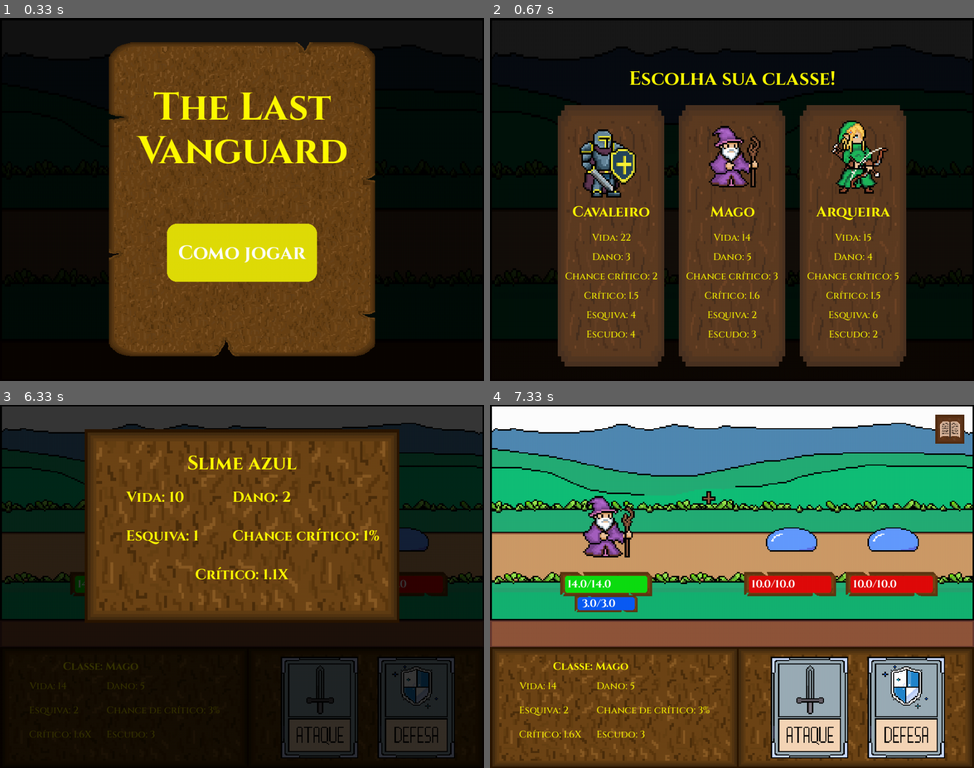
Above: before the commit, frames 1-4 (two rows, left to right).
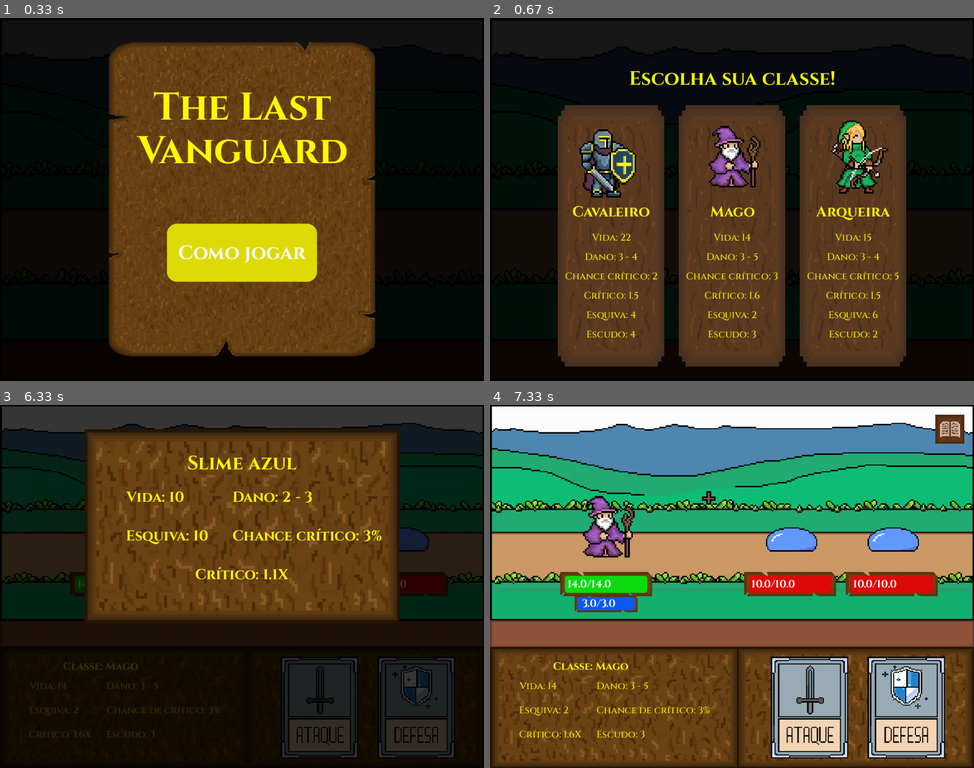
Above: after the commit, the same moments.

Repository: HenrykGabriel/Jogo-de-turno-Pygame
Game: pygame game, started from src/main.py
Two runs of this game, one before a commit and one after it. Both use one fixed random seed, a clock stepped at 60 frames per second and the inputs below.
Inputs (mouse positions are in pixels of both pictures, inside the frame that each line leads up to):
- Up to frame 1 (0.33 s): no input
- Up to frame 2 (0.67 s): click (732, 297) at 0.38 s
- Up to frame 3 (6.33 s): click (242, 608) at 0.72 s; click (459, 430) at 6.05 s
- Up to frame 4 (7.33 s): click (906, 669) at 6.38 s; click (949, 430) at 6.72 s; click (586, 720) at 7.05 s

Frame 1 is identical in both runs. In frame 2, 0.3% of the frame differs, in the area x 19-81%, y 64-67%; in frame 3, 0.1%; in frame 4, less than 0.1%.

Commit message:
fiz o sorteio do dano para as classes e para os inimigos

Diff:
--- a/src/arqueira.py
+++ b/src/arqueira.py
@@ -13,7 +13,9 @@
 
         self.vida = self.vida_maxima
 
-        self.dano = 4
+        self.dano_max = 4
+
+        self.dano_min = 3
 
         self.chance_critico = 5
 
--- a/src/cartas_atributos.py
+++ b/src/cartas_atributos.py
@@ -20,7 +20,8 @@
             jogador.vida_maxima += self.quant_aumento
 
         elif self.atributo == "dano":
-            jogador.dano += self.quant_aumento
+            jogador.dano_max += self.quant_aumento
+            jogador.dano_min += self.quant_aumento
 
         elif self.atributo == "esquiva":
             jogador.esquiva += self.quant_aumento
--- a/src/cavaleiro.py
+++ b/src/cavaleiro.py
@@ -13,7 +13,9 @@
 
         self.vida = self.vida_maxima
 
-        self.dano = 3
+        self.dano_max = 4
+
+        self.dano_min = 3
 
         self.chance_critico = 2
 
--- a/src/combate.py
+++ b/src/combate.py
@@ -122,7 +122,7 @@
                             self.painel_rect.top + 80
                         ))
 
-        self.jogador_dano = self.texto_normal.render(f"Dano: {self.jogador.dano}", True, (255, 251, 0))
+        self.jogador_dano = self.texto_normal.render(f"Dano: {self.jogador.dano_min} - {self.jogador.dano_max}", True, (255, 251, 0))
         self.jogador_dano_rect = self.jogador_dano.get_rect(
                     midleft=(
                             self.painel_rect.left + 220,
@@ -236,7 +236,7 @@
             self.draw(janela, cenario_atual)
 
             if self.finalizando:
-                if pygame.time.get_ticks() - self.tempo_final >= 1000:
+                if pygame.time.get_ticks() - self.tempo_final >= 800:
                     return self.resultado_final
 
                 return
@@ -422,7 +422,7 @@
 
         # DANO
         inimigo_dano = self.texto_medio.render(
-            f"Dano: {inimigo.dano}",
+            f"Dano: {inimigo.dano_min} - {inimigo.dano_max}",
             True,
             (255, 251, 0)
         )
--- a/src/dados_inimigos.py
+++ b/src/dados_inimigos.py
@@ -3,9 +3,10 @@
 Slime_azul = {
     "nome": "Slime azul",
     "vida": 10,
-    "dano": 2,
-    "esquiva": 1,
-    "chance_critico": 1,
+    "dano_max": 3,
+    "dano_min": 2,
+    "esquiva": 10,
+    "chance_critico": 3,
     "critico": 1.1,
     "caminho": caminho_asset("inimigos/Slime_azul.png"),
     "largura": 170,
@@ -18,9 +19,10 @@
 Slime_verde = {
     "nome": "Slime verde",
     "vida": 12,
-    "dano": 1,
-    "esquiva": 1,
-    "chance_critico": 1,
+    "dano_max": 3,
+    "dano_min": 2,
+    "esquiva": 12,
+    "chance_critico": 7,
     "critico": 1.2,
     "caminho": caminho_asset("inimigos/Slime_verde.png"),
     "largura": 170,
@@ -33,9 +35,10 @@
 King_slime = {
     "nome": "King Slime",
     "vida": 30,
-    "dano": 5,
+    "dano_max": 5,
+    "dano_min": 3,
     "esquiva": 6,
-    "chance_critico": 4,
+    "chance_critico": 7,
     "critico": 1.75,
     "caminho": caminho_asset("inimigos/chefes/King Slime.png"),
     "largura": 210,
@@ -48,7 +51,8 @@
 Esqueleto = {
     "nome": "Esqueleto",
     "vida": 25,
-    "dano": 3,
+    "dano_max": 4,
+    "dano_min": 3,
     "esquiva": 8,
     "chance_critico": 4,
     "critico": 1.75,
@@ -56,6 +60,6 @@
     "largura": 210,
     "altura": 210,
     "qtd_frames": 4,
-    "velocidade_animacao": 70,
-    "som_ataque": caminho_asset("sounds/som_inimigos/som_ataque_slime.mpeg")
+    "velocidade_animacao": 90,
+    "som_ataque": caminho_asset("sounds/som_inimigos/som_ataque_esqueleto.mpeg")
 }
--- a/src/escolher_classe.py
+++ b/src/escolher_classe.py
@@ -119,7 +119,7 @@
             classe_vida = self.texto_normal.render(f"Vida: {classe.vida_maxima}", True, (255, 251, 0))
             janela.blit(classe_vida, (container.centerx - classe_vida.get_width() // 2, container.centery - 10))
 
-            classe_dano = self.texto_normal.render(f"Dano: {classe.dano}", True, (255, 251, 0))
+            classe_dano = self.texto_normal.render(f"Dano: {classe.dano_min} - {classe.dano_max}", True, (255, 251, 0))
             janela.blit(classe_dano, (container.centerx - classe_dano.get_width() // 2, container.centery + 30))
 
             classe_chance = self.texto_normal.render(f"Chance crítico: {classe.chance_critico}", True, (255, 251, 0))
--- a/src/gerenciador.py
+++ b/src/gerenciador.py
@@ -153,7 +153,8 @@
             inimigos.append(Inimigo(
                 inimigo["nome"],
                 inimigo["vida"],
-                inimigo["dano"],
+                inimigo["dano_max"],
+                inimigo["dano_min"],
                 inimigo["esquiva"],
                 inimigo["chance_critico"],
                 inimigo["critico"],
--- a/src/inimigos.py
+++ b/src/inimigos.py
@@ -2,7 +2,7 @@
 import random
 
 class Inimigo:
-    def __init__(self, nome, vida, dano, esquiva, chance_critico, critico, caminho_sprite, larg_frame, alt_frame, qtd_frames, velocidade_animacao, som_ataque):
+    def __init__(self, nome, vida, dano_max, dano_min, esquiva, chance_critico, critico, caminho_sprite, larg_frame, alt_frame, qtd_frames, velocidade_animacao, som_ataque):
 
         self.nome = nome
         self.sprite_sheet = pygame.image.load(caminho_sprite).convert_alpha()
@@ -13,7 +13,8 @@
         # Atributos
         self.vida_maxima = vida
         self.vida = self.vida_maxima
-        self.dano = dano
+        self.dano_max = dano_max
+        self.dano_min = dano_min
         self.esquiva = esquiva
         self.chance_critico = chance_critico
         self.critico = critico
@@ -68,19 +69,19 @@
 
         dano_critico = False
 
-        self.dano_normal = self.dano
+        dano = random.randint(self.dano_min, self.dano_max)
 
         num = random.randint(1, 100)
 
         if num <= self.chance_critico:
 
-            dano_final = self.dano * self.critico
+            dano_final = dano * self.critico
 
             dano_critico = True
 
         else:
 
-            dano_final = self.dano
+            dano_final = dano
 
         return jogador.receber_dano(dano_final, dano_critico)
 
--- a/src/jogador.py
+++ b/src/jogador.py
@@ -22,7 +22,8 @@
         # Atributos
         self.vida_maxima = classe.vida_maxima
         self.vida = classe.vida
-        self.dano = classe.dano
+        self.dano_max = classe.dano_max
+        self.dano_min = classe.dano_min
         self.esquiva = classe.esquiva
         self.chance_critico = classe.chance_critico
         self.critico = classe.critico
@@ -73,18 +74,18 @@
 
         dano_critico = False
 
-        self.dano_normal = self.dano
+        dano = random.randint(self.dano_min, self.dano_max)
 
         num = random.randint(1, 100)
 
         if num <= self.chance_critico:
 
-            dano_final = self.dano * self.critico
+            dano_final = dano * self.critico
             dano_critico = True
 
         else:
 
-            dano_final = self.dano
+            dano_final = dano
 
 
 
--- a/src/mago.py
+++ b/src/mago.py
@@ -13,7 +13,9 @@
 
         self.vida = self.vida_maxima
 
-        self.dano = 5
+        self.dano_max = 5
+
+        self.dano_min = 3
 
         self.chance_critico = 3
 
--- a/src/main.py
+++ b/src/main.py
@@ -9,8 +9,12 @@
 
 pygame.init()
 
+
 janela = pygame.display.set_mode((larg_tela, alt_tela))
 pygame.display.set_caption("The Last Vanguard")
+
+logo = pygame.image.load("assets/cenarios/logo.png")
+pygame.display.set_icon(logo)
 
 clock = pygame.time.Clock()
 
Binary file added: assets/cenarios/logo.png
Not shown, added: assets/sounds/som_inimigos/som_ataque_esqueleto.mp3
